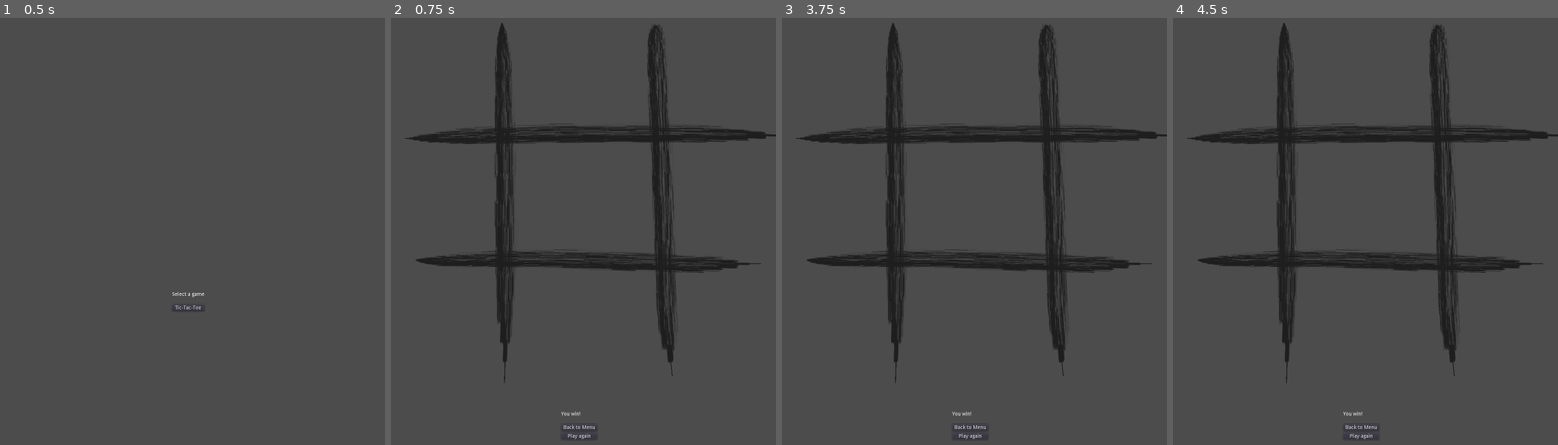
Above: before the commit, frames 1-4 (left to right).
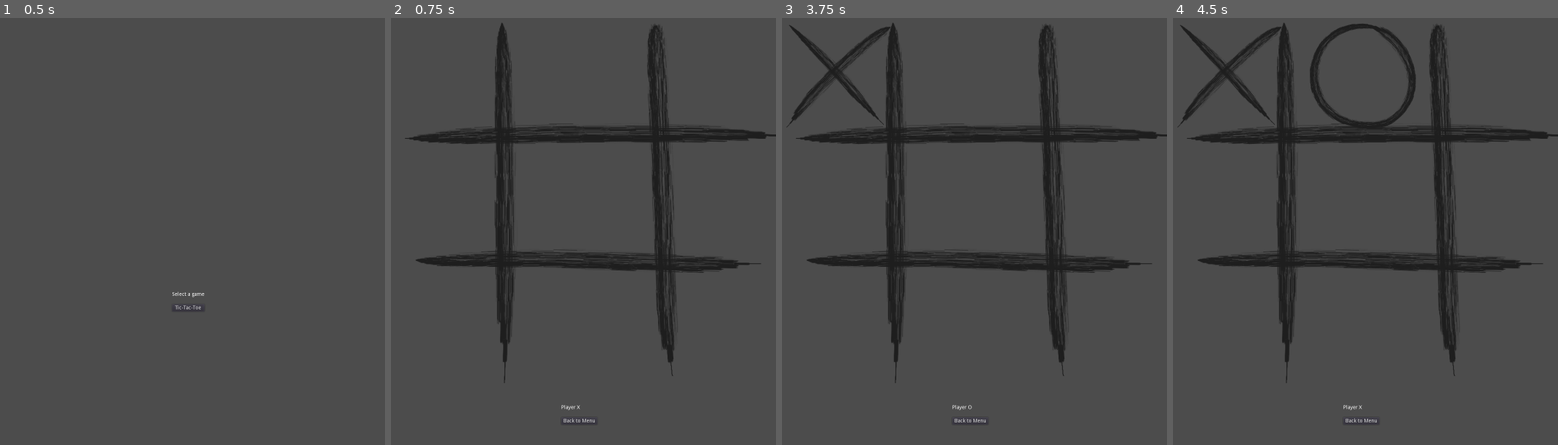
Above: after the commit, the same moments.

Repository: kuma-gee/dualist
Game: Godot game, scene res://scenes/Main.tscn
Two runs of this game, one before a commit and one after it. Both use one fixed random seed, a clock stepped at 60 frames per second and the inputs below.
Inputs (mouse positions are in pixels of both pictures, inside the frame that each line leads up to):
- Up to frame 1 (0.5 s): no input
- Up to frame 2 (0.75 s): click "Tic-Tac-Toe" at 0.5 s
- Up to frame 3 (3.75 s): click (970, 436) at 1.25 s, where only the run before the commit has a clickable "Play again"; click (970, 436) at 2 s, where only the run before the commit has a clickable "Play again"; click (970, 436) at 2.75 s, where only the run before the commit has a clickable "Play again"; click (839, 77) at 3.5 s
- Up to frame 4 (4.5 s): click (1361, 77) at 4.27 s

Frame 1 is identical in both runs. In frame 2, 0.1% of the frame differs, in the area x 44-53%, y 90-99%; in frame 3, 1.1%; in frame 4, 2.3%, in the area x 1-64%, y 1-99%.
Error before the commit: Attempt to call function 'hide' in base 'null instance' on a null instance. (res://games/tic-tac-toe/TicTacToe.gd:40)

Commit message:
test: add tic tac toe integration test

Diff:
--- a/games/tic-tac-toe/TicTacToe.tscn
+++ b/games/tic-tac-toe/TicTacToe.tscn
@@ -17,6 +17,7 @@
 player_o_texture = ExtResource( 2 )
 player_turn_label_path = NodePath("VBoxContainer/CenterContainer/VBoxContainer2/VBoxContainer/PlayerTurn")
 winning_label_path = NodePath("VBoxContainer/CenterContainer/VBoxContainer2/VBoxContainer/Winning")
+retry_button_path = NodePath("VBoxContainer/CenterContainer/VBoxContainer2/VBoxContainer2/Retry")
 
 [node name="GridValues" type="Node" parent="."]
 script = ExtResource( 5 )
--- a/project.godot
+++ b/project.godot
@@ -14,6 +14,16 @@
 "language": "GDScript",
 "path": "res://games/tic-tac-toe/GridValues.gd"
 }, {
+"base": "UnitTest",
+"class": "SceneTest",
+"language": "GDScript",
+"path": "res://test/SceneTest.gd"
+}, {
+"base": "Node",
+"class": "TicTacToeTestScene",
+"language": "GDScript",
+"path": "res://test/tic-tac-toe/TicTacToeTestScene.gd"
+}, {
 "base": "Node",
 "class": "UnitTest",
 "language": "GDScript",
@@ -21,6 +31,8 @@
 } ]
 _global_script_class_icons={
 "GridValues": "",
+"SceneTest": "",
+"TicTacToeTestScene": "",
 "UnitTest": ""
 }
 
--- /dev/null
+++ b/test/SceneTest.gd
@@ -0,0 +1,7 @@
+class_name SceneTest extends UnitTest
+
+
+func load_scene(path: String):
+	var scene = load(path)
+	var instance = scene.instance()
+	return add_child_autofree(instance)
--- /dev/null
+++ b/test/tic-tac-toe/TicTacToeTest.gd
@@ -0,0 +1,34 @@
+extends SceneTest
+
+var scene: TicTacToeTestScene
+
+
+func before_each():
+	scene = load_scene("res://test/tic-tac-toe/TicTacToeTestScene.tscn")
+
+
+func test_tictactoe():
+	var grid = scene.grid_field
+	assert_eq(grid.get_child_count(), 9)
+	assert_false(scene.retry_button.visible, "Expect retry button to be invisible")
+	assert_false(scene.winning_label.visible, "Expect winning label to be invisible")
+	assert_string_contains(scene.player_turn.text, "Player X")
+
+	var field: TextureButton = grid.get_child(0)
+	field.emit_signal("pressed")
+	assert_true(field.disabled, "Expect button to be disabled")
+
+	assert_string_contains(scene.player_turn.text, "Player O")
+	grid.get_child(1).emit_signal("pressed")
+
+	assert_string_contains(scene.player_turn.text, "Player X")
+	grid.get_child(4).emit_signal("pressed")
+
+	assert_string_contains(scene.player_turn.text, "Player O")
+	grid.get_child(2).emit_signal("pressed")
+
+	assert_string_contains(scene.player_turn.text, "Player X")
+	grid.get_child(8).emit_signal("pressed")
+
+	assert_true(scene.retry_button.visible, "Expect retry button to be visible")
+	assert_true(scene.winning_label.visible, "Expect winning label to be visible")
--- /dev/null
+++ b/test/tic-tac-toe/TicTacToeTestScene.gd
@@ -0,0 +1,13 @@
+class_name TicTacToeTestScene extends Node
+
+export var grid_field_path: NodePath
+onready var grid_field: GridContainer = get_node(grid_field_path)
+
+export var retry_button_path: NodePath
+onready var retry_button: Button = get_node(retry_button_path)
+
+export var player_turn_path: NodePath
+onready var player_turn: Label = get_node(player_turn_path)
+
+export var winning_label_path: NodePath
+onready var winning_label: Label = get_node(winning_label_path)
--- /dev/null
+++ b/test/tic-tac-toe/TicTacToeTestScene.tscn
@@ -0,0 +1,15 @@
+[gd_scene load_steps=3 format=2]
+
+[ext_resource path="res://games/tic-tac-toe/TicTacToe.tscn" type="PackedScene" id=1]
+[ext_resource path="res://test/tic-tac-toe/TicTacToeTestScene.gd" type="Script" id=2]
+
+[node name="TicTacToeTestScene" type="Node"]
+script = ExtResource( 2 )
+grid_field_path = NodePath("TicTacToe/VBoxContainer/MarginContainer/GridContainer")
+retry_button_path = NodePath("TicTacToe/VBoxContainer/CenterContainer/VBoxContainer2/VBoxContainer2/Retry")
+player_turn_path = NodePath("TicTacToe/VBoxContainer/CenterContainer/VBoxContainer2/VBoxContainer/PlayerTurn")
+winning_label_path = NodePath("TicTacToe/VBoxContainer/CenterContainer/VBoxContainer2/VBoxContainer/Winning")
+
+[node name="TicTacToe" parent="." instance=ExtResource( 1 )]
+
+[editable path="TicTacToe"]
